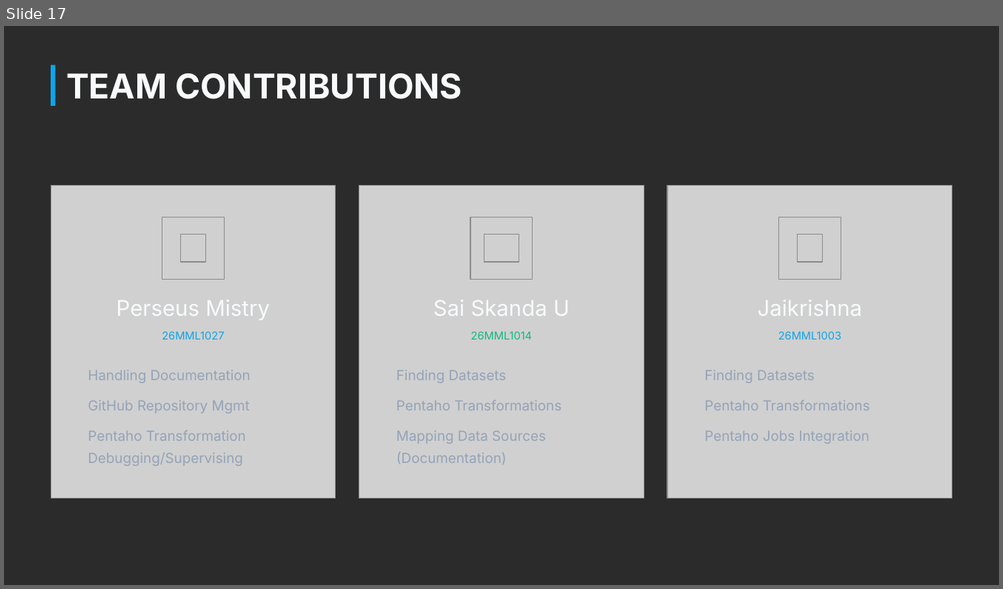
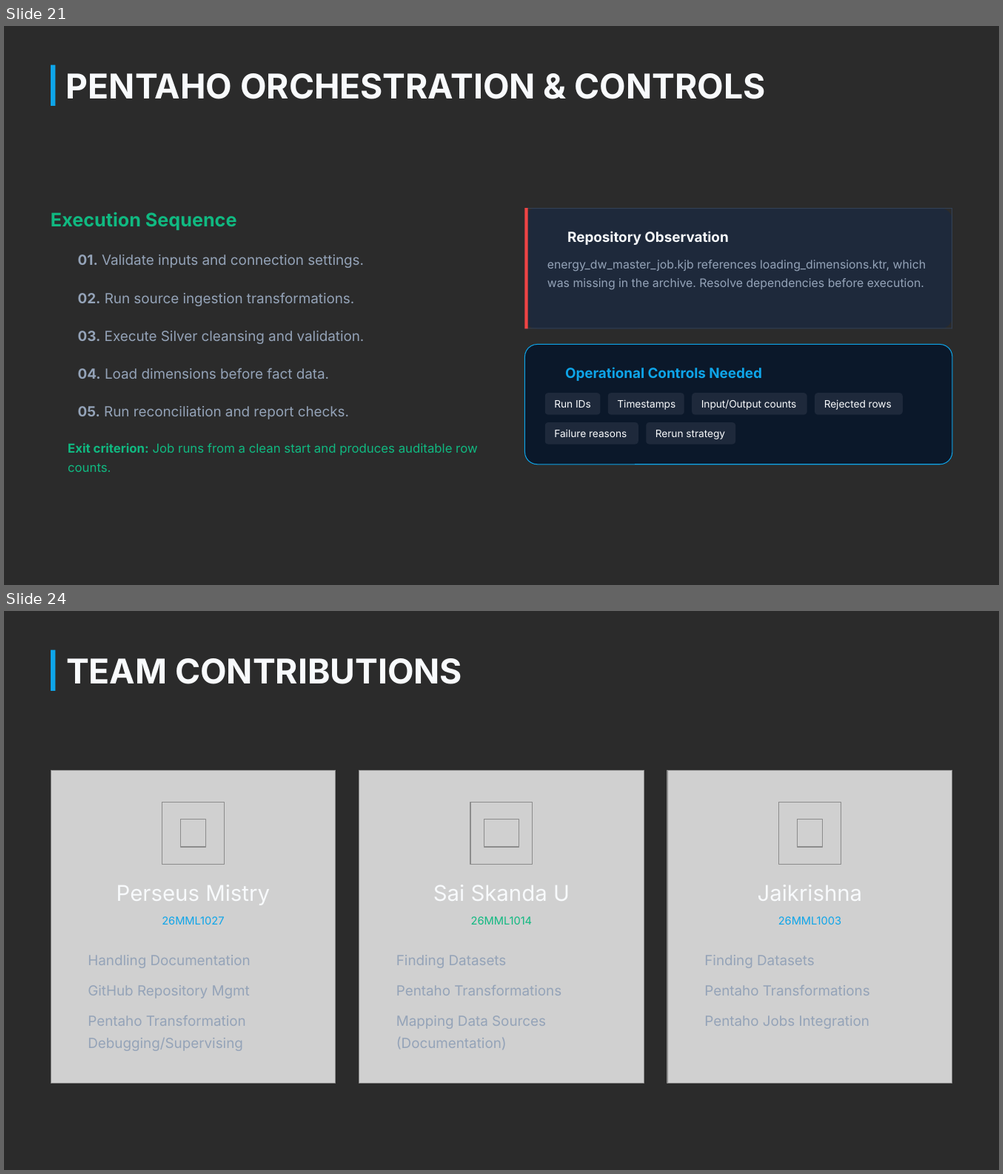
Before and after one commit to Perseus04/Enterprise-Energy-Data-Platform, a slide deck: docs/report/Enterprise Energy Data Platform Progress 1.pptx. Shown one above the other, each under a label of ours: slide 17 before the commit, slides 21 and 24 after it; the slides between them are not shown. The pictures are 1003x589 and 1003x1174 pixels, drawn with LibreOffice and Linux fonts; fonts in the diff are those of the drawing; grey boxes stand for pictures; background and template pictures are left out; a plain dark background stands for a picture behind light text. Boxes give left, top, right and bottom in pixels: in the first picture for what was removed or moved away, otherwise in the second. Text is boxed around its words. In the diff, an @@ line names an element or a change of style, - is before the commit and + after.

Commit message:
Updating Transformations and Documentation.

```diff
--- a/docs/report/Enterprise Energy Data Platform Progress 1.pptx
+++ b/docs/report/Enterprise Energy Data Platform Progress 1.pptx
@@ slide 21 added at [4,26,999,585], background picture (left out) @@
@@ rectangle added at [51,64,55,106], fill #0EA5E9 @@
@@ text added at [66,73,765,99], 33 pt, text #F8FAFC, bold @@
+PENTAHO ORCHESTRATION & CONTROLS
@@ text added at [51,212,237,230], 18 pt, text #10B981, bold @@
+Execution Sequence
@@ rounded rectangle added at [525,208,952,329], fill #1E293B @@
@@ rectangle added at [525,208,952,209], fill #334155 @@
@@ rectangle added at [525,208,528,329], fill #EF4444 @@
@@ rectangle added at [951,208,952,329], fill #334155 @@
@@ text added at [567,231,728,245], 13.5 pt, text #F8FAFC, bold @@
+Repository Observation
@@ text added at [78,255,364,268], 13.5 pt, text #94A3B8 @@
+01. Validate inputs and connection settings.
@@ text added at [547,260,925,290], 11.2 pt, text #94A3B8 @@
+energy_dw_master_job.kjb references loading_dimensions.ktr, which was missing in the archive. Resolve dependencies before execution.
@@ text added at [78,292,354,306], 13.5 pt, text #94A3B8 @@
+02. Run source ingestion transformations.
@@ text added at [78,331,364,344], 13.5 pt, text #94A3B8 @@
+03. Execute Silver cleansing and validation.
@@ rectangle added at [525,328,952,329], fill #334155 @@
@@ rounded rectangle added at [525,345,952,465], fill #0B182A, outline #0EA5E9 0.75 pt @@
@@ text added at [78,368,329,379], 13.5 pt, text #94A3B8 @@
+04. Load dimensions before fact data.
@@ text added at [565,367,762,381], 13.5 pt, text #0EA5E9, bold @@
+Operational Controls Needed
@@ rounded rectangle added at [545,393,600,414], fill #1E293B @@
@@ text added at [554,400,591,408], 9.8 pt, text #F8FAFC @@
+Run IDs
@@ rounded rectangle added at [608,393,684,414], fill #1E293B @@
@@ text added at [617,400,675,410], 9.8 pt, text #F8FAFC @@
+Timestamps
@@ rounded rectangle added at [692,393,807,414], fill #1E293B @@
@@ text added at [701,400,797,410], 9.8 pt, text #F8FAFC @@
+Input/Output counts
@@ rounded rectangle added at [814,393,902,414], fill #1E293B @@
@@ text added at [824,400,891,410], 9.8 pt, text #F8FAFC @@
+Rejected rows
@@ text added at [78,406,349,420], 13.5 pt, text #94A3B8 @@
+05. Run reconciliation and report checks.
@@ rounded rectangle added at [545,423,638,445], fill #1E293B @@
@@ rounded rectangle added at [646,423,735,445], fill #1E293B @@
@@ text added at [68,443,478,472], 12 pt, text #10B981 @@
+Exit criterion: Job runs from a clean start and produces auditable row counts.
@@ text added at [554,430,626,437], 9.8 pt, text #F8FAFC @@
+Failure reasons
@@ text added at [655,430,725,440], 9.8 pt, text #F8FAFC @@
+Rerun strategy
@@ what was slide 17 is now slide 24 @@
```
Also in this commit, not shown: 1 slide changed, 7 other slides added, 1 slide removed, 25 other files.
